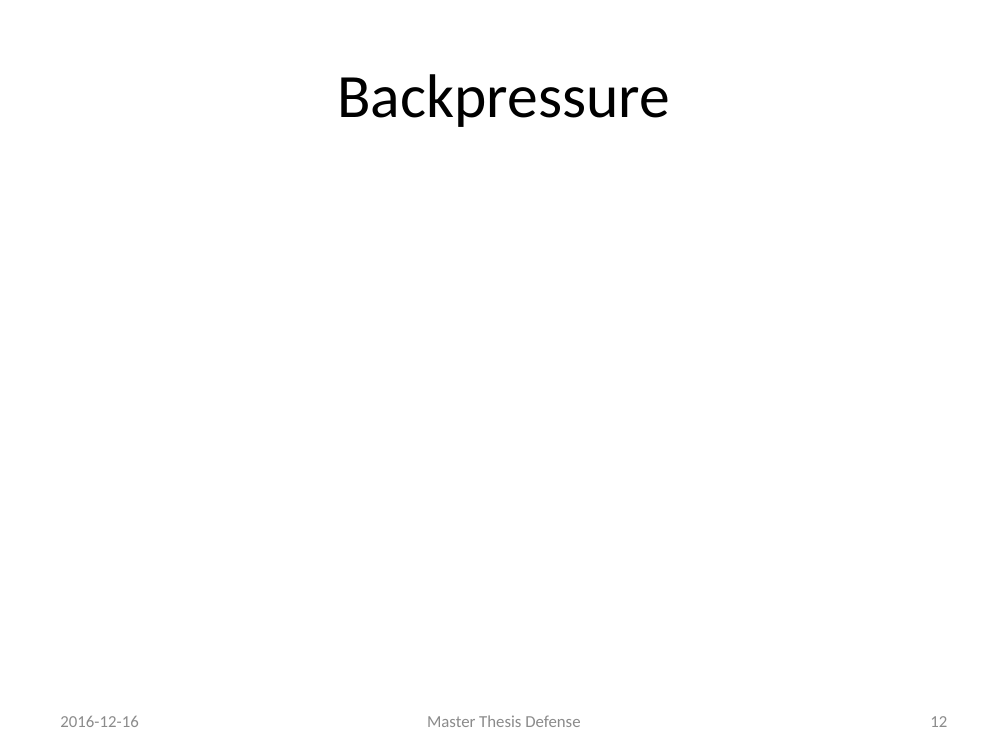
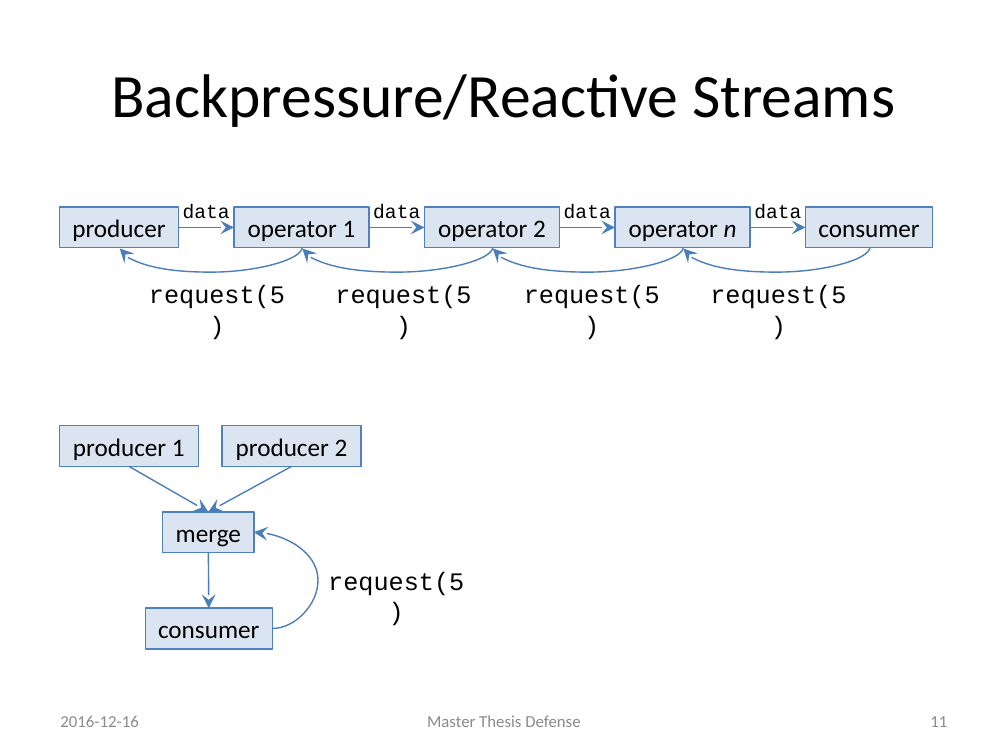
Before and after one commit to rvanheest/Thesis-Feedback-Control-Report-and-Presentation, a slide deck: slide 12 of presentation/Presentation.pptx (slide 13 before the commit). Drawn at 1008x756 pixels with LibreOffice and Linux fonts; fonts in the diff are those of the drawing. Boxes give left, top, right and bottom in pixels: in the first picture for what was removed or moved away, otherwise in the second. Text is boxed around its words. In the diff, an @@ line names an element or a change of style, - is before the commit and + after.

```diff
--- a/presentation/Presentation.pptx
+++ b/presentation/Presentation.pptx
@@ title at bbox=[112, 74, 895, 127]: text changed @@
-Backpressure
+Backpressure/Reactive Streams
@@ rectangle added at bbox=[59, 207, 178, 247], fill #4F81BD at 20% opacity, outline #4F81BD 1 pt, 18 pt, text #000000 @@
+producer
@@ text added at bbox=[183, 204, 230, 224], 14 pt, text #000000 @@
+data
@@ rectangle added at bbox=[234, 207, 369, 247], fill #4F81BD at 20% opacity, outline #4F81BD 1 pt, 18 pt, text #000000 @@
+operator 1
@@ text added at bbox=[373, 204, 420, 224], 14 pt, text #000000 @@
+data
@@ rectangle added at bbox=[424, 207, 559, 247], fill #4F81BD at 20% opacity, outline #4F81BD 1 pt, 18 pt, text #000000 @@
+operator 2
@@ text added at bbox=[564, 204, 611, 224], 14 pt, text #000000 @@
+data
@@ rectangle added at bbox=[615, 207, 750, 247], fill #4F81BD at 20% opacity, outline #4F81BD 1 pt, 18 pt, text #000000 @@
+operator n
@@ text added at bbox=[754, 204, 801, 224], 14 pt, text #000000 @@
+data
@@ rectangle added at bbox=[805, 207, 932, 247], fill #4F81BD at 20% opacity, outline #4F81BD 1 pt, 18 pt, text #000000 @@
+consumer
@@ arrow added from (178, 228) to (234, 228), #4B7EBC 1 pt @@
@@ arrow added from (369, 228) to (424, 228), #4B7EBC 1 pt @@
@@ arrow added from (559, 228) to (615, 228), #4B7EBC 1 pt @@
@@ arrow added from (750, 228) to (805, 228), #4B7EBC 1 pt @@
@@ curved arrow added from (302, 247) to (120, 249), #4B7EBC 1 pt @@
@@ curved arrow added from (493, 247) to (302, 249), #4B7EBC 1 pt @@
@@ curved arrow added from (683, 247) to (493, 249), #4B7EBC 1 pt @@
@@ curved arrow added from (870, 247) to (683, 249), #4B7EBC 1 pt @@
@@ text added at bbox=[149, 285, 285, 309], 18 pt, text #000000 @@
+request(5)
@@ text added at bbox=[335, 285, 471, 309], 18 pt, text #000000 @@
+request(5)
@@ text added at bbox=[524, 285, 660, 309], 18 pt, text #000000 @@
+request(5)
@@ text added at bbox=[710, 285, 846, 309], 18 pt, text #000000 @@
+request(5)
@@ rectangle added at bbox=[59, 425, 199, 466], fill #4F81BD at 20% opacity, outline #4F81BD 1 pt, 18 pt, text #000000 @@
+producer 1
@@ rectangle added at bbox=[222, 425, 361, 466], fill #4F81BD at 20% opacity, outline #4F81BD 1 pt, 18 pt, text #000000 @@
+producer 2
@@ arrow added from (129, 467) to (209, 512), #4B7EBC 1 pt @@
@@ arrow added from (291, 467) to (209, 512), #4B7EBC 1 pt @@
@@ rectangle added at bbox=[162, 512, 253, 552], fill #4F81BD at 20% opacity, outline #4F81BD 1 pt, 18 pt, text #000000 @@
+merge
@@ curved arrow added from (272, 629) to (254, 532), #4B7EBC 1 pt @@
@@ arrow added from (209, 552) to (209, 608), #4B7EBC 1 pt @@
@@ text added at bbox=[328, 571, 464, 596], 18 pt, text #000000 @@
+request(5)
@@ rectangle added at bbox=[145, 608, 272, 648], fill #4F81BD at 20% opacity, outline #4F81BD 1 pt, 18 pt, text #000000 @@
+consumer
@@ page number at bbox=[930, 716, 947, 727]: text changed @@
-12
+11
```
Also in this commit, not shown: 7 other slides changed, 3 slides added, 3 slides removed, 4 other files.
